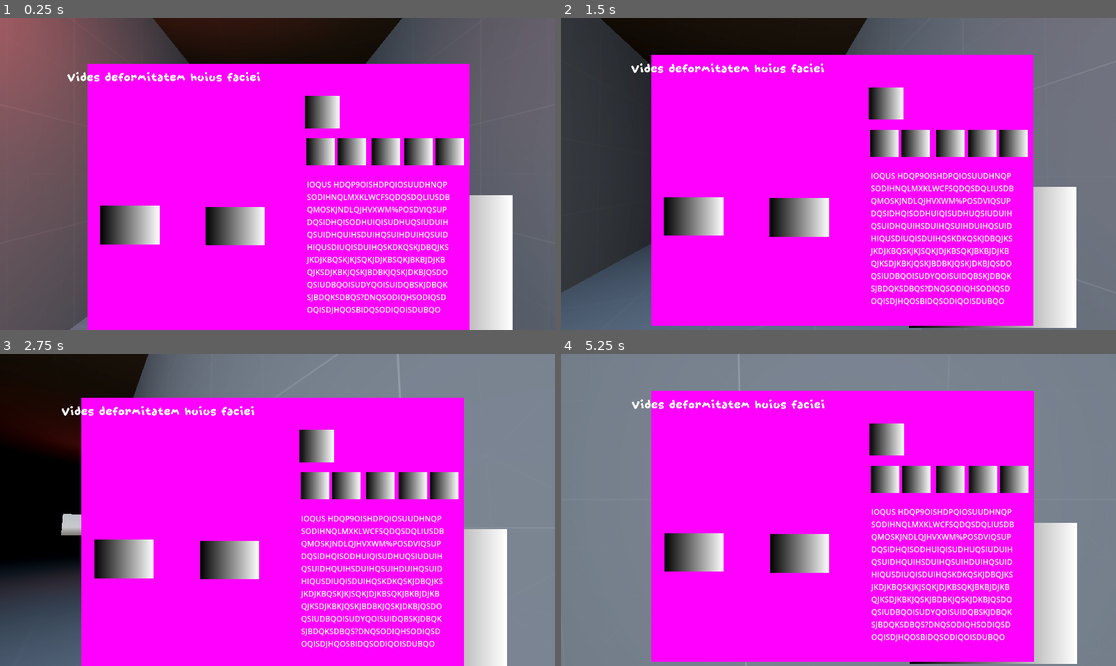
Above: before the commit, frames 1-4 (two rows, left to right).
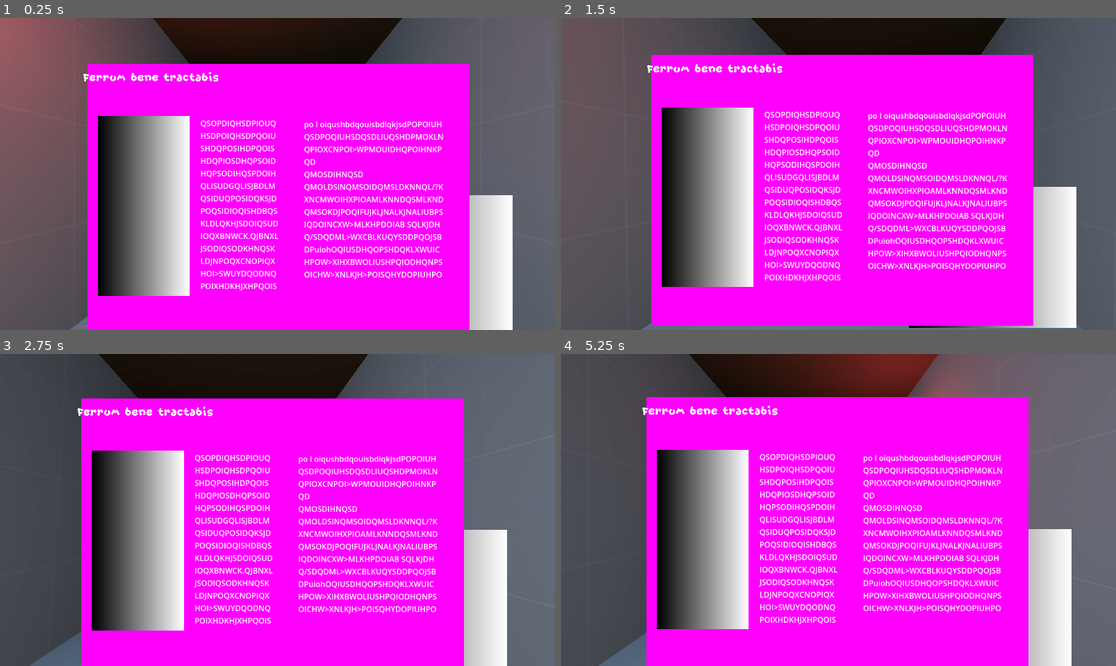
Above: after the commit, the same moments.

Repository: Bigaston/LDJam55
Game: Godot game, scene res://scenes/game/level.tscn
Two runs of this game, one before a commit and one after it. Both use one fixed random seed, a clock stepped at 60 frames per second and the inputs below.
Inputs (mouse positions are in pixels of both pictures, inside the frame that each line leads up to):
- Up to frame 1 (0.25 s): no input
- Up to frame 2 (1.5 s): tap Enter at 0.5 s; move the mouse to (866, 174) at 0.52 s; hold W (move_forward) from 0.53 s (still down); tap Space (use_spell) at 0.6, 1.35 s; move the mouse to (810, 174) at 1.27 s
- Up to frame 3 (2.75 s): keep holding W (move_forward); move the mouse to (288, 503) at 2.02 s; tap Space (use_spell) at 2.1 s
- Up to frame 4 (5.25 s): keep holding W (move_forward); move the mouse to (832, 516) at 2.77 s; tap Space (use_spell) every 0.75 s from 2.85 to 5.1 s; move the mouse to (877, 513) at 3.52 s; move the mouse to (794, 506) at 4.27 s; move the mouse to (844, 510) at 5.02 s

The runs differ from the first frame. In frame 1, 21% of the frame differs, in the area x 12-84%, y 17-95%; in frame 2, 53%; in frame 3, 55%; in frame 4, 61%, in the area x 0-100%, y 0-100%.

Commit message:
Add peacemaker spells

Diff:
--- a/resources/content/SpellBook.tres
+++ b/resources/content/SpellBook.tres
@@ -1,8 +1,9 @@
-[gd_resource type="Resource" script_class="SpellBook" load_steps=44 format=3 uid="uid://q4cwk244at8e"]
+[gd_resource type="Resource" script_class="SpellBook" load_steps=49 format=3 uid="uid://q4cwk244at8e"]
 
 [ext_resource type="Script" path="res://scripts/custom_resources/PartSpecification.gd" id="1_1vwyi"]
 [ext_resource type="Script" path="res://scripts/custom_resources/BasicSpell.gd" id="1_gmhc6"]
 [ext_resource type="Script" path="res://scripts/custom_resources/SpellBook.gd" id="1_p66a6"]
+[ext_resource type="Script" path="res://scripts/custom_resources/FinalSpell.gd" id="2_e5clk"]
 
 [sub_resource type="Resource" id="Resource_wytob"]
 script = ExtResource("1_1vwyi")
@@ -234,7 +235,47 @@
 result_false = SubResource("Resource_ok2gj")
 right_page_text = "Ploup"
 
+[sub_resource type="Resource" id="Resource_k67ok"]
+script = ExtResource("2_e5clk")
+name = "Ferrum bene tractabis"
+head_family = 0
+arm_family = 1
+torso_family = 3
+leg_family = 2
+left_page_text = "Ploup"
+right_page_text = "Prout"
+
+[sub_resource type="Resource" id="Resource_4ouku"]
+script = ExtResource("2_e5clk")
+name = "Hydrate qui circa te"
+head_family = 2
+arm_family = 3
+torso_family = 0
+leg_family = 1
+left_page_text = "Ploup"
+right_page_text = "Prout"
+
+[sub_resource type="Resource" id="Resource_ps81y"]
+script = ExtResource("2_e5clk")
+name = "Tu pascis vicinis tuis"
+head_family = 3
+arm_family = 2
+torso_family = 1
+leg_family = 0
+left_page_text = "Ploup"
+right_page_text = "Prout"
+
+[sub_resource type="Resource" id="Resource_6pbiv"]
+script = ExtResource("2_e5clk")
+name = "Latrare sed non mordere"
+head_family = 1
+arm_family = 0
+torso_family = 2
+leg_family = 3
+left_page_text = "Ploup"
+right_page_text = "Prout"
+
 [resource]
 script = ExtResource("1_p66a6")
 basic_spell = Array[ExtResource("1_gmhc6")]([SubResource("Resource_eyb56"), SubResource("Resource_lulax"), SubResource( …(236 unchanged characters)…
-final_spell = Array[Resource("res://scripts/custom_resources/FinalSpell.gd")]([])
+final_spell = Array[ExtResource("2_e5clk")]([SubResource("Resource_k67ok"), SubResource("Resource_4ouku"), SubResource("Resource_ps81y"), SubResource("Resource_6pbiv")])
